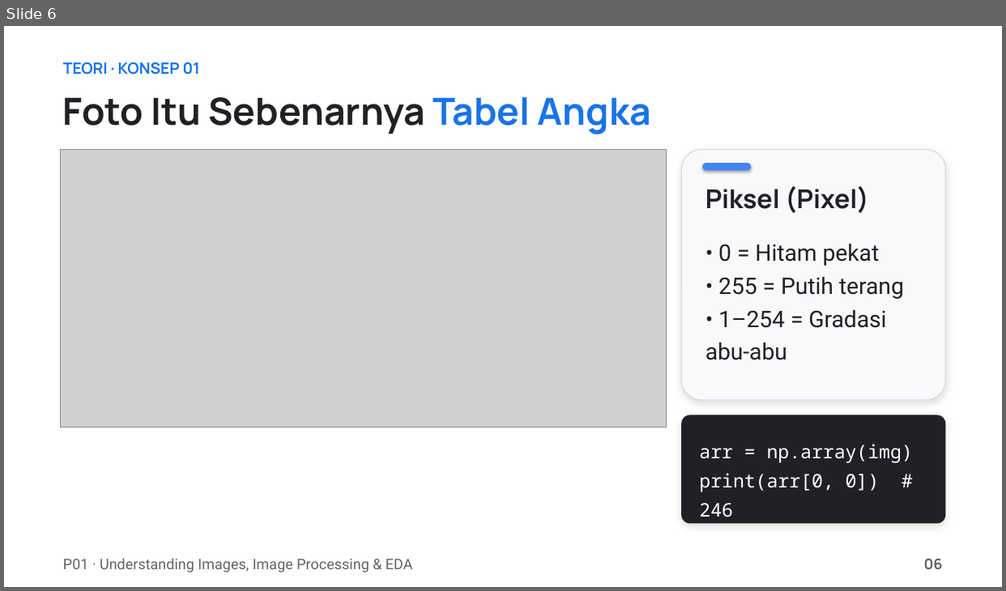
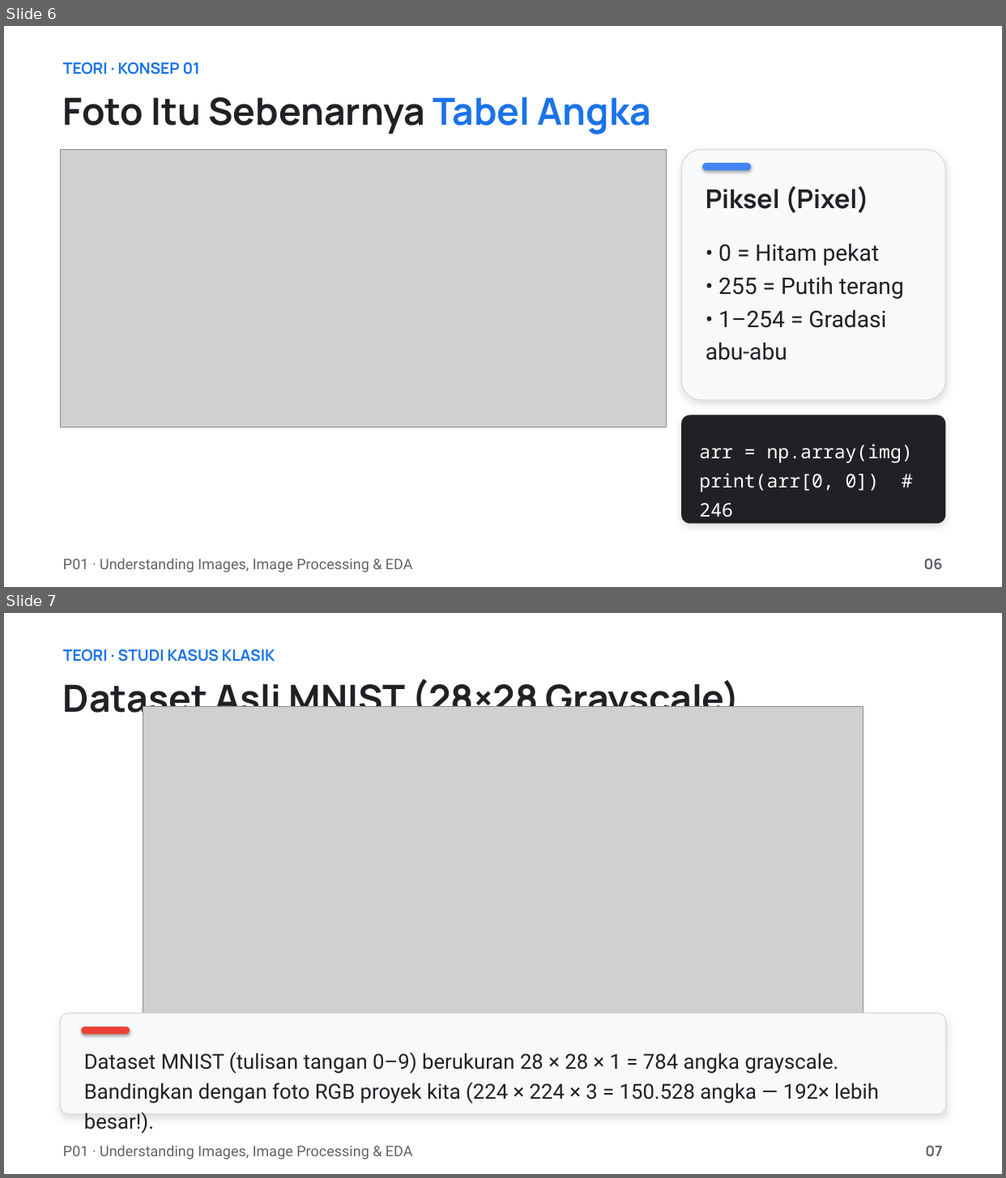
Before and after one commit to muhammadhaerul25/HaloTech-Private-DeepLearning, a slide deck: materials/P01/P01_image_processing_eda.pptx. Shown one above the other, each under a label of ours: slide 6 before the commit, slides 6 and 7 after it. The pictures are 1006x591 and 1006x1178 pixels, drawn with LibreOffice and Linux fonts; fonts in the diff are those of the drawing; grey boxes stand for pictures. Boxes give left, top, right and bottom in pixels: in the first picture for what was removed or moved away, otherwise in the second. Text is boxed around its words. In the diff, an @@ line names an element or a change of style, - is before the commit and + after.

Commit message:
feat(P01): integrate authentic MNIST 28x28 case study across interactive HTML, PDF, PPTX, and Notebooks

```diff
--- a/materials/P01/P01_image_processing_eda.pptx
+++ b/materials/P01/P01_image_processing_eda.pptx
@@ slide 7 added at (4, 613, 1002, 1174), background #FFFFFF @@
@@ text added at (63, 649, 275, 662), 15 pt, text #1A73E8, bold @@
+TEORI · STUDI KASUS KLASIK
@@ text added at (63, 678, 740, 722), 36 pt, text #202124, bold @@
+Dataset Asli MNIST (28×28 Grayscale)
@@ picture added at (143, 707, 863, 1045) @@
@@ rounded rectangle added at (60, 1013, 946, 1114), fill #F8F9FA, outline #DADCE0 1 pt @@
@@ rounded rectangle added at (81, 1027, 130, 1034), fill #EA4335 @@
@@ text added at (84, 1052, 879, 1104), 20 pt, text #202124 @@
+Dataset MNIST (tulisan tangan 0–9) berukuran 28 × 28 × 1 = 784 angka grayscale. Bandingkan dengan foto RGB proyek kita (224 × 224 × 3 = 150.528 angka — 192× lebih besar!).
@@ text added at (63, 1145, 413, 1160), 14 pt, text #5F6368 @@
+P01 · Understanding Images, Image Processing & EDA
@@ text added at (925, 1146, 942, 1157), 14 pt, text #5F6368, bold @@
+07
```
Also in this commit, not shown: 21 slides changed, 12 other files.
